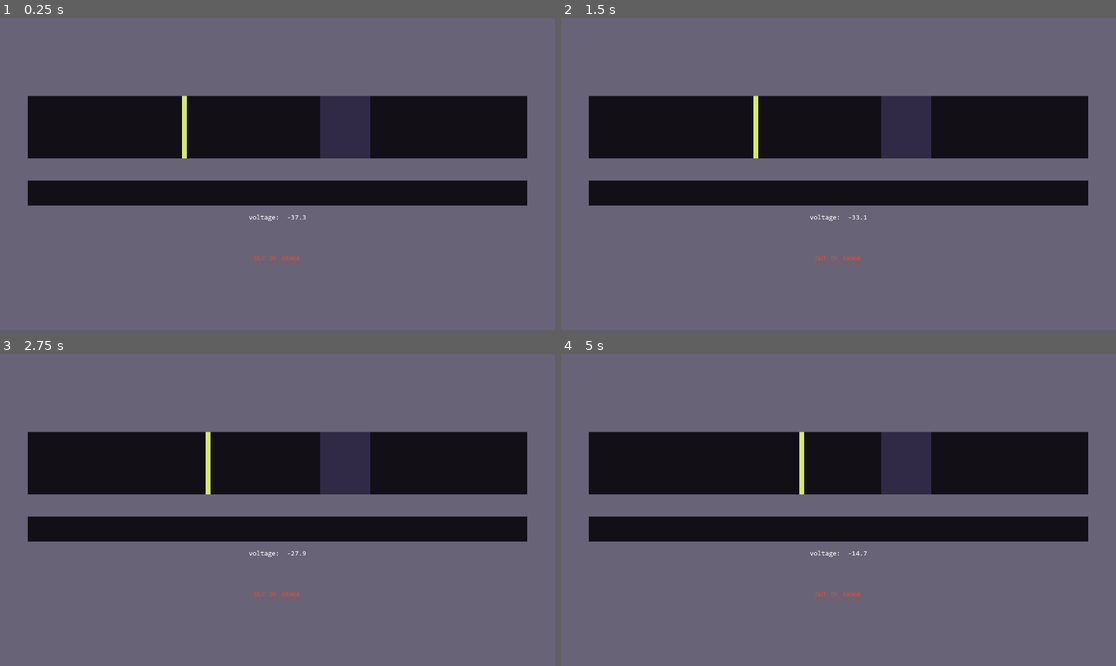
Above: before the commit, frames 1-4 (two rows, left to right).
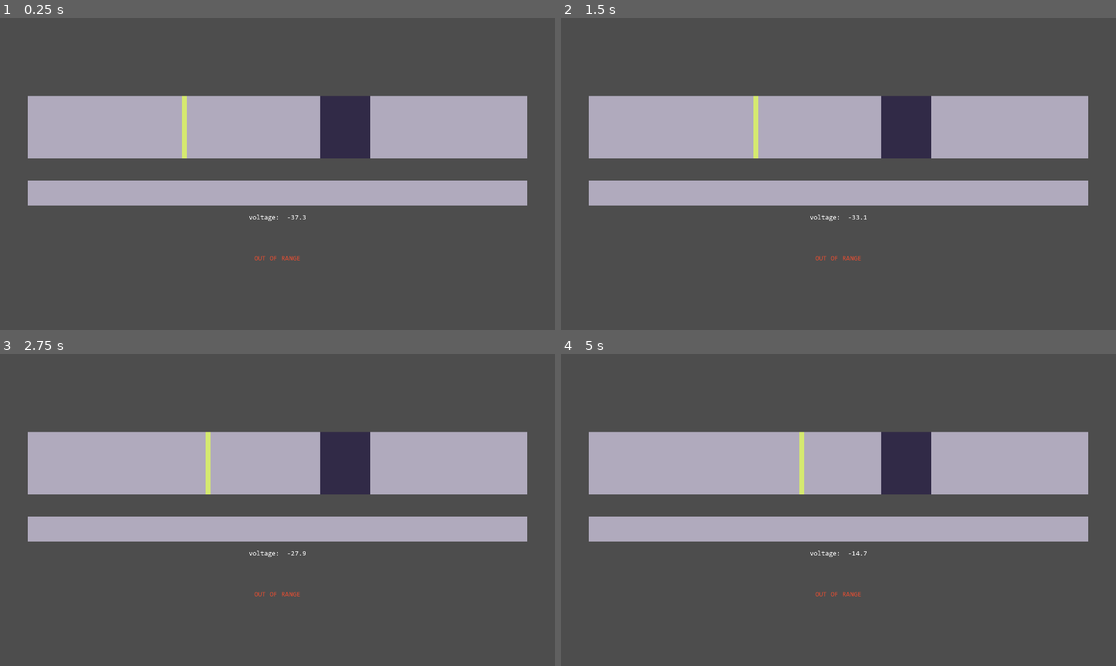
Above: after the commit, the same moments.

Repository: aaronrjackson/ripperdoc
Game: Godot game, scene res://minigames/voltage.tscn
Same seed, same stepped clock (60 frames per second), same inputs: the game is played once before the commit and once after it. This scene is started directly instead of the project's main scene.
Inputs:
- Up to frame 1 (0.25 s): no input
- Up to frame 2 (1.5 s): tap Enter at 0.5, 0.6 s; hold Right 0.53-1.28 s; tap Space at 1.25 s; hold Down from 1.28 s (still down); tap Keypad Enter at 1.35 s
- Up to frame 3 (2.75 s): tap Enter at 2 s; release Down at 2.03 s; hold Right from 2.03 s (still down); tap C at 2.1 s
- Up to frame 4 (5 s): release Right at 2.78 s; hold Up 2.78-3.53 s; tap Backspace at 2.85 s; hold Left from 3.53 s (still down); tap Enter at 3.6 s; tap Keypad Enter at 4.35 s

The runs differ from the first frame. In frame 1, 98% of the frame differs, in the area x 0-100%, y 0-100%; in frame 2, 98%; in frame 3, 98%; in frame 4, 98%.

Commit message:
adjusted background

Diff:
--- a/minigames/voltage.tscn
+++ b/minigames/voltage.tscn
@@ -78,15 +78,15 @@
 func _build_ui() -> void:
 	set_anchors_and_offsets_preset(Control.PRESET_FULL_RECT)
 
-	var bg = ColorRect.new()
-	bg.color = Color(0.414, 0.387, 0.466, 1.0)
-	bg.set_anchors_and_offsets_preset(Control.PRESET_FULL_RECT)
-	add_child(bg)
+	#var bg = ColorRect.new()
+	#bg.color = Color(0.414, 0.387, 0.466, 1.0)
+	#bg.set_anchors_and_offsets_preset(Control.PRESET_FULL_RECT)
+	#add_child(bg)
 
 	var consola = load(\"res://resources/fonts/CONSOLA.TTF\")
 
 	track_bg = ColorRect.new()
-	track_bg.color = Color(0.071, 0.063, 0.086, 1.0)
+	track_bg.color = Color(0.691, 0.667, 0.74, 1.0)
 	track_bg.set_anchor(SIDE_LEFT, 0.05)
 	track_bg.set_anchor(SIDE_RIGHT, 0.95)
 	track_bg.set_anchor(SIDE_TOP, 0.25)
@@ -104,7 +104,7 @@
 	track_bg.add_child(voltage_cursor)
 
 	hold_bar_bg = ColorRect.new()
-	hold_bar_bg.color = Color(0.071, 0.063, 0.086, 1.0)
+	hold_bar_bg.color = Color(0.691, 0.667, 0.74, 1.0)
 	hold_bar_bg.set_anchor(SIDE_LEFT, 0.05)
 	hold_bar_bg.set_anchor(SIDE_RIGHT, 0.95)
 	hold_bar_bg.set_anchor(SIDE_TOP, 0.52)
